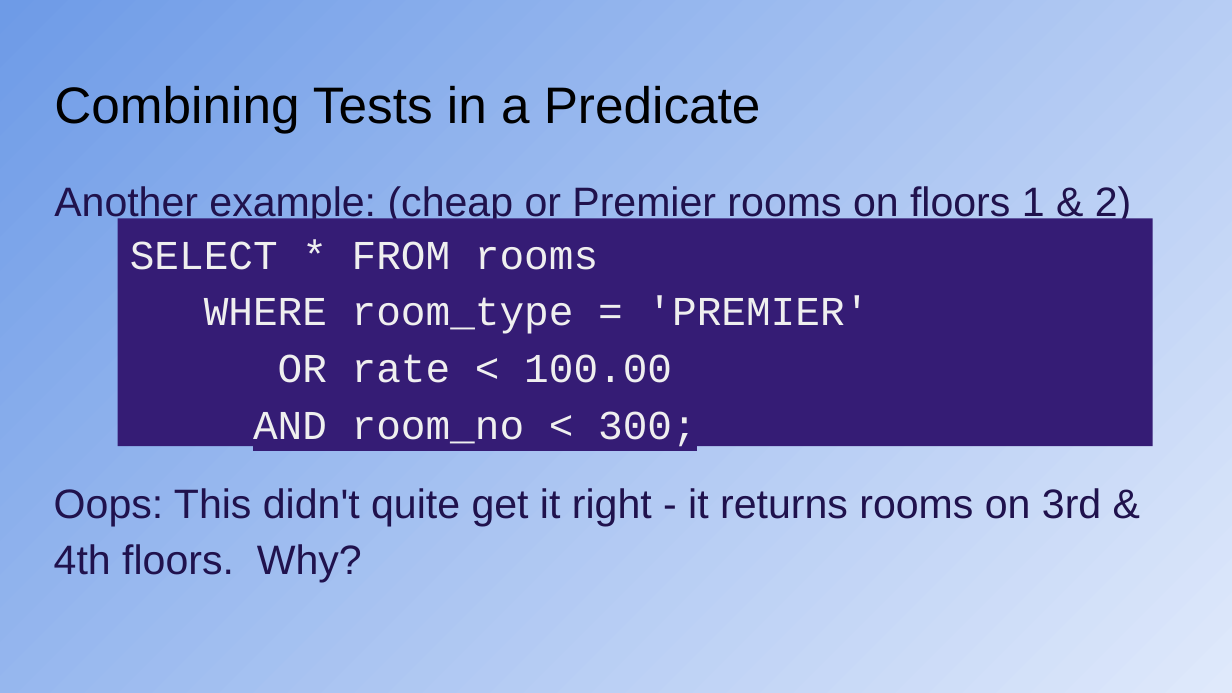
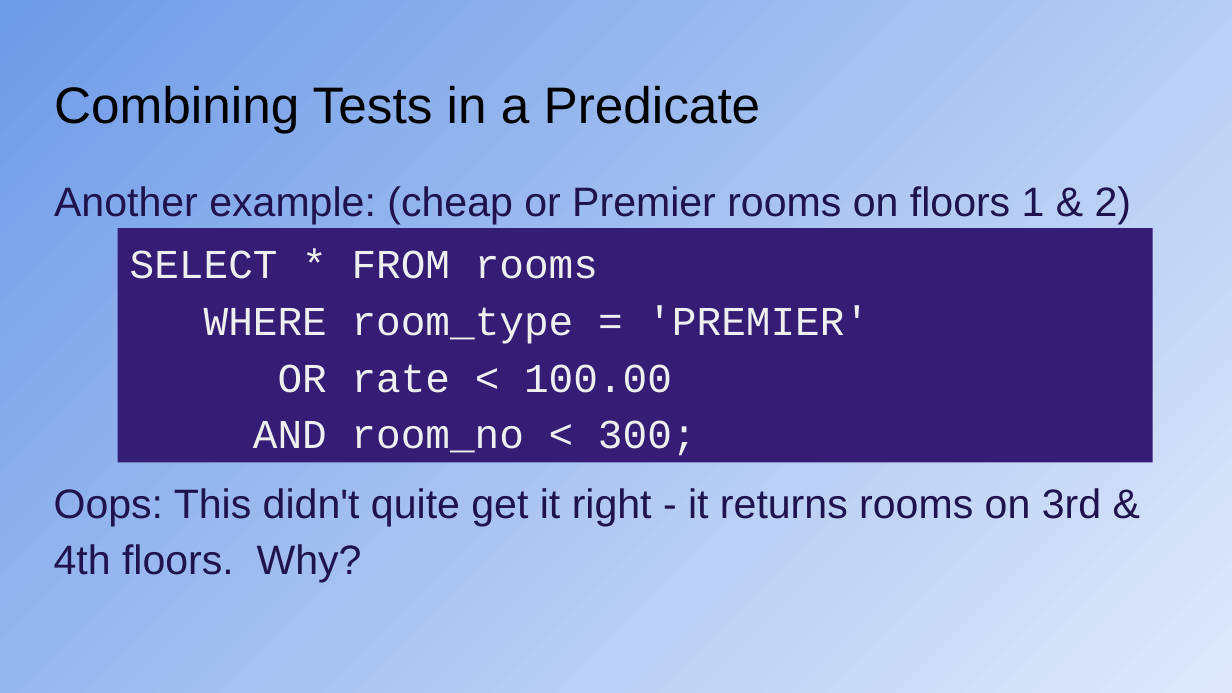
Before and after one commit to KeithBremer/CYF-DB-Module, a slide deck: slide 24 of db/week-1/CYF_DB_1.pptx. Drawn at 1232x693 pixels with LibreOffice and Linux fonts; fonts in the diff are those of the drawing. Boxes give left, top, right and bottom in pixels: in the first picture for what was removed or moved away, otherwise in the second. Text is boxed around its words. In the diff, an @@ line names an element or a change of style, - is before the commit and + after.

```diff
--- a/db/week-1/CYF_DB_1.pptx
+++ b/db/week-1/CYF_DB_1.pptx
@@ rectangle "SELECT * FROM rooms": place and size @@
-rectangle "SELECT * FROM rooms" at <box>117,218,1152,446</box>
+rectangle "SELECT * FROM rooms" at <box>117,228,1152,462</box>
@@ rectangle "SELECT * FROM rooms" at <box>117,228,1152,462</box>: highlight #351C75 to none @@
```
Also in this commit, not shown: 20 other slides changed, 3 other files.
